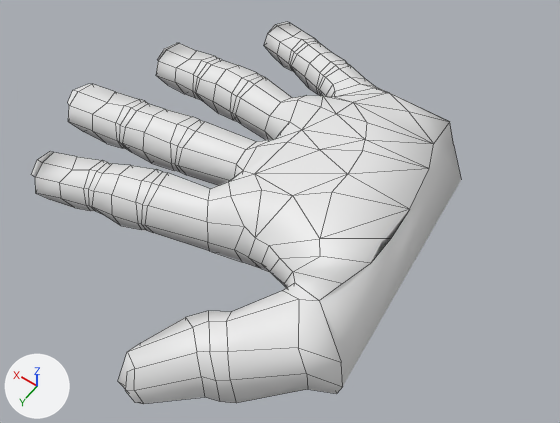
The FBX model Assets/Models/Hand/Hand.fbx, before and after one commit.
Camera for both pictures: a 50 mm camera at (-1.54, 1.78, 2.54) aimed at (-0.36, 0.13, -0.05). The lights are fixed; the arrows at lower left show +X, +Y and +Z. The older version comes first. Mesh edges are drawn as thin lines. Where no turn or scale is listed for an object, it has been applied to the vertices.

The first picture shows 'Mano'.
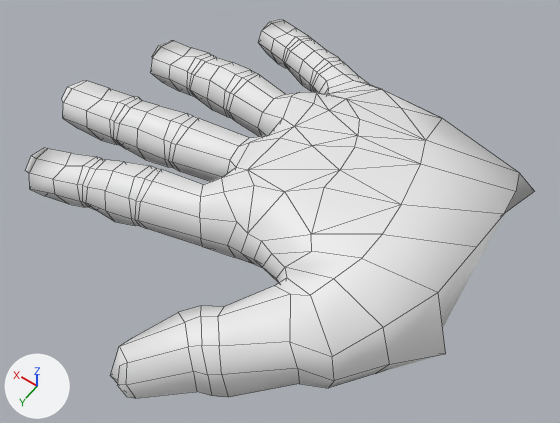
Patch to the scene script:
```diff
--- a/Assets/Models/Hand/Hand.fbx.py
+++ b/Assets/Models/Hand/Hand.fbx.py
@@ me_cube @@
 # used by ob_mano; location = (-4.164, -0.329, -1.858)
-me_cube.from_pydata(...)  # 494 vertices, 505 faces; spans x 3.14..4.98, y -0.53..1.46, z 1.64..2.11
+me_cube.from_pydata(...)  # 510 vertices, 525 faces; spans x 2.86..4.98, y -0.53..1.46, z 1.61..2.15
+# me_cube part 1
+# 1 face is deleted
+# 16 vertices are added at x 2.86..3.1, y -0.19..0.83, z 1.61..2.15
+# 21 new faces join them
 me_cube.materials.append(mat_material)
@@ ob_mano @@
 ob_mano = bpy.data.objects.new('Mano', me_cube)
-ob_mano.location = (-4.164, -0.329, -1.858)
+ob_mano.location = (-4.127, -0.329, -1.858)
```

Pixel boxes (x1, y1, x2, y2) of what changed, in the pictures (560 x 423 px):
'Mano', reshaped, moved (18% wider)
    before: (31, 22, 461, 404)
    after: (25, 19, 534, 398)
part 1 of me_cube, built on
    before: (319, 122, 461, 385)
    after: (310, 118, 534, 388)
